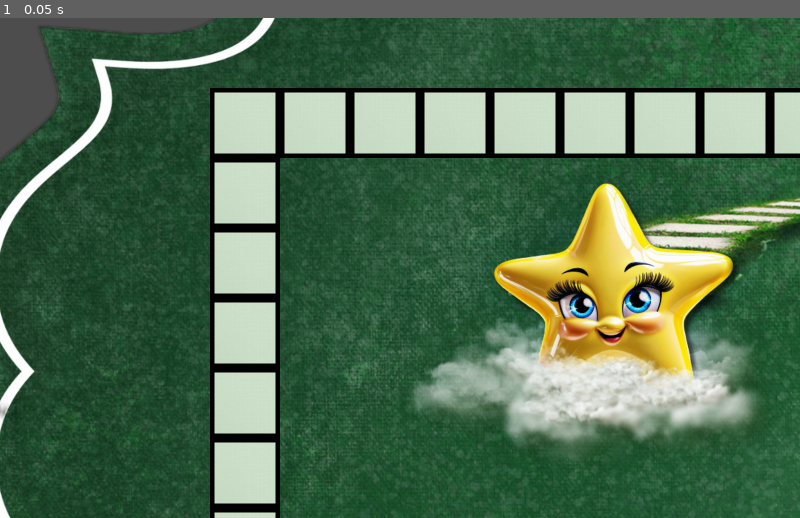
Above: before the commit, frame 1.
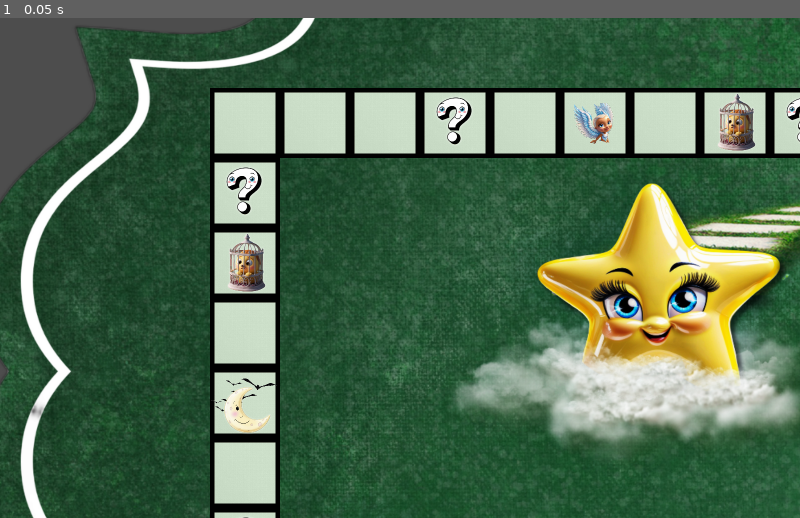
Above: after the commit, the same moment.

Repository: AndreeaMagda/godot-game-eduPlay
Game: Godot game, scene res://node_2d.tscn
Two runs of this game, one before a commit and one after it. Both use one fixed random seed, a clock stepped at 60 frames per second and the inputs below.
Inputs:
- Up to frame 1 (0.05 s): no input

The runs differ from the first frame. In frame 1, 24% of the frame differs, in the area x 0-100%, y 0-100%.

Commit message:
Board Version 2

Diff:
--- a/node_2d.tscn
+++ b/node_2d.tscn
@@ -7,6 +7,15 @@
 [ext_resource type="Texture2D" uid="uid://q5li7fsol3q3" path="res://assets/Tilesets/Water.png" id="5_m3v22"]
 [ext_resource type="Texture2D" uid="uid://we8hwnqg7r5o" path="res://assets/imag/boardBun.png" id="6_6wqyl"]
 [ext_resource type="Texture2D" uid="uid://bvje7g5afj256" path="res://assets/imag/altpatrat.jpg" id="7_netbk"]
+[ext_resource type="Texture2D" uid="uid://difgtfocgi7uc" path="res://assets/imag/games_20241004_225652_0000.png" id="8_g67n6"]
+[ext_resource type="Texture2D" uid="uid://dghf2uc2v41u6" path="res://assets/imag/Moon.png" id="9_ql0c4"]
+[ext_resource type="Texture2D" uid="uid://c7ul3i3u4yins" path="res://assets/imag/Trapped.png" id="10_ek6h1"]
+[ext_resource type="Texture2D" uid="uid://dhbst7844ywb7" path="res://assets/imag/Map.png" id="11_6iibo"]
+[ext_resource type="Texture2D" uid="uid://prjre87gktq3" path="res://assets/imag/Ladder.png" id="12_mnx5q"]
+[ext_resource type="Texture2D" uid="uid://cbrharjf0mxvv" path="res://assets/imag/QuestionMark.png" id="13_1dtiy"]
+[ext_resource type="Texture2D" uid="uid://d0i4147ky81o4" path="res://assets/imag/Rocks.png" id="14_eybdp"]
+[ext_resource type="Texture2D" uid="uid://dmugvsyfk2mec" path="res://assets/imag/Waves.png" id="15_utscx"]
+[ext_resource type="Texture2D" uid="uid://ba7ovp02ytt03" path="res://assets/imag/Wings.png" id="16_hdh2f"]
 
 [sub_resource type="TileSetAtlasSource" id="TileSetAtlasSource_m4brp"]
 texture = ExtResource("1_kiqfx")
@@ -10203,8 +10212,8 @@
 
 [node name="PicsArt10-04-07_33_17" type="Sprite2D" parent="."]
 show_behind_parent = true
-position = Vector2(2093.77, 1120)
-scale = Vector2(2.31893, 2.21782)
+position = Vector2(2240, 1120)
+scale = Vector2(2.35318, 2.21782)
 texture = ExtResource("6_6wqyl")
 
 [node name="Camera2D" type="Camera2D" parent="."]
@@ -10213,7 +10222,9 @@
 zoom = Vector2(0.2, 0.2)
 position_smoothing_enabled = true
 
-[node name="NinePatchRect" type="NinePatchRect" parent="."]
+[node name="Patch" type="Node2D" parent="."]
+
+[node name="NinePatchRect" type="NinePatchRect" parent="Patch"]
 offset_left = 672.0
 offset_top = 1792.0
 offset_right = 896.0
@@ -10224,7 +10235,7 @@
 patch_margin_right = 10
 patch_margin_bottom = 10
 
-[node name="NinePatchRect2" type="NinePatchRect" parent="."]
+[node name="NinePatchRect2" type="NinePatchRect" parent="Patch"]
 offset_left = 672.0
 offset_top = 1568.0
 offset_right = 896.0
@@ -10235,7 +10246,7 @@
 patch_margin_right = 10
 patch_margin_bottom = 10
 
-[node name="NinePatchRect3" type="NinePatchRect" parent="."]
+[node name="NinePatchRect3" type="NinePatchRect" parent="Patch"]
 offset_left = 672.0
 offset_top = 1344.0
 offset_right = 896.0
@@ -10246,7 +10257,7 @@
 patch_margin_right = 10
 patch_margin_bottom = 10
 
-[node name="NinePatchRect4" type="NinePatchRect" parent="."]
+[node name="NinePatchRect4" type="NinePatchRect" parent="Patch"]
 offset_left = 672.0
 offset_top = 1120.0
 offset_right = 896.0
@@ -10257,7 +10268,7 @@
 patch_margin_right = 10
 patch_margin_bottom = 10
 
-[node name="NinePatchRect5" type="NinePatchRect" parent="."]
+[node name="NinePatchRect5" type="NinePatchRect" parent="Patch"]
 offset_left = 672.0
 offset_top = 896.0
 offset_right = 896.0
@@ -10268,7 +10279,7 @@
 patch_margin_right = 10
 patch_margin_bottom = 10
 
-[node name="NinePatchRect6" type="NinePatchRect" parent="."]
+[node name="NinePatchRect6" type="NinePatchRect" parent="Patch"]
 offset_left = 672.0
 offset_top = 672.0
 offset_right = 896.0
@@ -10279,7 +10290,7 @@
 patch_margin_right = 10
 patch_margin_bottom = 10
 
-[node name="NinePatchRect7" type="NinePatchRect" parent="."]
+[node name="NinePatchRect7" type="NinePatchRect" parent="Patch"]
 offset_left = 672.0
 offset_top = 448.0
 offset_right = 896.0
@@ -10290,7 +10301,7 @@
 patch_margin_right = 10
 patch_margin_bottom = 10
 
-[node name="NinePatchRect21" type="NinePatchRect" parent="."]
+[node name="NinePatchRect21" type="NinePatchRect" parent="Patch"]
 offset_left = 3360.0
 offset_top = 1792.0
 offset_right = 3584.0
@@ -10301,7 +10312,7 @@
 patch_margin_right = 10
 patch_margin_bottom = 10
 
-[node name="NinePatchRect22" type="NinePatchRect" parent="."]
+[node name="NinePatchRect22" type="NinePatchRect" parent="Patch"]
 offset_left = 3360.0
 offset_top = 1568.0
 offset_right = 3584.0
@@ -10312,7 +10323,7 @@
 patch_margin_right = 10
 patch_margin_bottom = 10
 
-[node name="NinePatchRect23" type="NinePatchRect" parent="."]
+[node name="NinePatchRect23" type="NinePatchRect" parent="Patch"]
 offset_left = 3360.0
 offset_top = 1344.0
 offset_right = 3584.0
@@ -10323,7 +10334,7 @@
 patch_margin_right = 10
 patch_margin_bottom = 10
 
-[node name="NinePatchRect24" type="NinePatchRect" parent="."]
+[node name="NinePatchRect24" type="NinePatchRect" parent="Patch"]
 offset_left = 3360.0
 offset_top = 1120.0
 offset_right = 3584.0
@@ -10334,7 +10345,7 @@
 patch_margin_right = 10
 patch_margin_bottom = 10
 
-[node name="NinePatchRect25" type="NinePatchRect" parent="."]
+[node name="NinePatchRect25" type="NinePatchRect" parent="Patch"]
 offset_left = 3360.0
 offset_top = 896.0
 offset_right = 3584.0
@@ -10345,7 +10356,7 @@
 patch_margin_right = 10
 patch_margin_bottom = 10
 
-[node name="NinePatchRect26" type="NinePatchRect" parent="."]
+[node name="NinePatchRect26" type="NinePatchRect" parent="Patch"]
 offset_left = 3360.0
 offset_top = 672.0
 offset_right = 3584.0
@@ -10356,7 +10367,7 @@
 patch_margin_right = 10
 patch_margin_bottom = 10
 
-[node name="NinePatchRect27" type="NinePatchRect" parent="."]
+[node name="NinePatchRect27" type="NinePatchRect" parent="Patch"]
 offset_left = 3360.0
 offset_top = 448.0
 offset_right = 3584.0
@@ -10367,7 +10378,7 @@
 patch_margin_right = 10
 patch_margin_bottom = 10
 
-[node name="NinePatchRect8" type="NinePatchRect" parent="."]
+[node name="NinePatchRect8" type="NinePatchRect" parent="Patch"]
 offset_left = 672.0
 offset_top = 224.0
 offset_right = 896.0
@@ -10378,7 +10389,7 @@
 patch_margin_right = 10
 patch_margin_bottom = 10
 
-[node name="NinePatchRect9" type="NinePatchRect" parent="."]
+[node name="NinePatchRect9" type="NinePatchRect" parent="Patch"]
 offset_left = 896.0
 offset_top = 224.0
 offset_right = 1120.0
@@ -10389,7 +10400,7 @@
 patch_margin_right = 10
 patch_margin_bottom = 10
 
-[node name="NinePatchRect10" type="NinePatchRect" parent="."]
+[node name="NinePatchRect10" type="NinePatchRect" parent="Patch"]
 offset_left = 1120.0
 offset_top = 224.0
 offset_right = 1344.0
@@ -10400,7 +10411,7 @@
 patch_margin_right = 10
 patch_margin_bottom = 10
 
-[node name="NinePatchRect11" type="NinePatchRect" parent="."]
+[node name="NinePatchRect11" type="NinePatchRect" parent="Patch"]
 offset_left = 1344.0
 offset_top = 224.0
 offset_right = 1568.0
@@ -10411,7 +10422,7 @@
 patch_margin_right = 10
 patch_margin_bottom = 10
 
-[node name="NinePatchRect12" type="NinePatchRect" parent="."]
+[node name="NinePatchRect12" type="NinePatchRect" parent="Patch"]
 offset_left = 1568.0
 offset_top = 224.0
 offset_right = 1792.0
@@ -10422,7 +10433,7 @@
 patch_margin_right = 10
 patch_margin_bottom = 10
 
-[node name="NinePatchRect13" type="NinePatchRect" parent="."]
+[node name="NinePatchRect13" type="NinePatchRect" parent="Patch"]
 offset_left = 1792.0
 offset_top = 224.0
 offset_right = 2016.0
@@ -10433,7 +10444,7 @@
 patch_margin_right = 10
 patch_margin_bottom = 10
 
-[node name="NinePatchRect14" type="NinePatchRect" parent="."]
+[node name="NinePatchRect14" type="NinePatchRect" parent="Patch"]
 offset_left = 2016.0
 offset_top = 224.0
 offset_right = 2240.0
@@ -10444,7 +10455,7 @@
 patch_margin_right = 10
 patch_margin_bottom = 10
 
-[node name="NinePatchRect15" type="NinePatchRect" parent="."]
+[node name="NinePatchRect15" type="NinePatchRect" parent="Patch"]
 offset_left = 2240.0
 offset_top = 224.0
 offset_right = 2464.0
@@ -10455,7 +10466,7 @@
 patch_margin_right = 10
 patch_margin_bottom = 10
 
-[node name="NinePatchRect16" type="NinePatchRect" parent="."]
+[node name="NinePatchRect16" type="NinePatchRect" parent="Patch"]
 offset_left = 2464.0
 offset_top = 224.0
 offset_right = 2688.0
@@ -10466,7 +10477,7 @@
 patch_margin_right = 10
 patch_margin_bottom = 10
 
-[node name="NinePatchRect17" type="NinePatchRect" parent="."]
+[node name="NinePatchRect17" type="NinePatchRect" parent="Patch"]
 offset_left = 2688.0
 offset_top = 224.0
 offset_right = 2912.0
@@ -10477,7 +10488,7 @@
 patch_margin_right = 10
 patch_margin_bottom = 10
 
-[node name="NinePatchRect18" type="NinePatchRect" parent="."]
+[node name="NinePatchRect18" type="NinePatchRect" parent="Patch"]
 offset_left = 2912.0
 offset_top = 224.0
 offset_right = 3136.0
@@ -10488,7 +10499,7 @@
 patch_margin_right = 10
 patch_margin_bottom = 10
 
-[node name="NinePatchRect28" type="NinePatchRect" parent="."]
+[node name="NinePatchRect28" type="NinePatchRect" parent="Patch"]
 offset_left = 896.0
 offset_top = 1792.0
 offset_right = 1120.0
@@ -10499,7 +10510,7 @@
 patch_margin_right = 10
 patch_margin_bottom = 10
 
-[node name="NinePatchRect29" type="NinePatchRect" parent="."]
+[node name="NinePatchRect29" type="NinePatchRect" parent="Patch"]
 offset_left = 1120.0
 offset_top = 1792.0
 offset_right = 1344.0
@@ -10510,7 +10521,7 @@
 patch_margin_right = 10
 patch_margin_bottom = 10
 
-[node name="NinePatchRect30" type="NinePatchRect" parent="."]
+[node name="NinePatchRect30" type="NinePatchRect" parent="Patch"]
 offset_left = 1344.0
 offset_top = 1792.0
 offset_right = 1568.0
@@ -10521,7 +10532,7 @@
 patch_margin_right = 10
 patch_margin_bottom = 10
 
-[node name="NinePatchRect31" type="NinePatchRect" parent="."]
+[node name="NinePatchRect31" type="NinePatchRect" parent="Patch"]
 offset_left = 1568.0
 offset_top = 1792.0
 offset_right = 1792.0
@@ -10532,7 +10543,7 @@
 patch_margin_right = 10
 patch_margin_bottom = 10
 
-[node name="NinePatchRect32" type="NinePatchRect" parent="."]
+[node name="NinePatchRect32" type="NinePatchRect" parent="Patch"]
 offset_left = 1792.0
 offset_top = 1792.0
 offset_right = 2016.0
@@ -10543,7 +10554,7 @@
 patch_margin_right = 10
 patch_margin_bottom = 10
 
-[node name="NinePatchRect33" type="NinePatchRect" parent="."]
+[node name="NinePatchRect33" type="NinePatchRect" parent="Patch"]
 offset_left = 2016.0
 offset_top = 1792.0
 offset_right = 2240.0
@@ -10554,7 +10565,7 @@
 patch_margin_right = 10
 patch_margin_bottom = 10
 
-[node name="NinePatchRect34" type="NinePatchRect" parent="."]
+[node name="NinePatchRect34" type="NinePatchRect" parent="Patch"]
 offset_left = 2240.0
 offset_top = 1792.0
 offset_right = 2464.0
@@ -10565,7 +10576,7 @@
 patch_margin_right = 10
 patch_margin_bottom = 10
 
-[node name="NinePatchRect35" type="NinePatchRect" parent="."]
+[node name="NinePatchRect35" type="NinePatchRect" parent="Patch"]
 offset_left = 2464.0
 offset_top = 1792.0
 offset_right = 2688.0
@@ -10576,7 +10587,7 @@
 patch_margin_right = 10
 patch_margin_bottom = 10
 
-[node name="NinePatchRect36" type="NinePatchRect" parent="."]
+[node name="NinePatchRect36" type="NinePatchRect" parent="Patch"]
 offset_left = 2688.0
 offset_top = 1792.0
 offset_right = 2912.0
@@ -10587,7 +10598,7 @@
 patch_margin_right = 10
 patch_margin_bottom = 10
 
-[node name="NinePatchRect37" type="NinePatchRect" parent="."]
+[node name="NinePatchRect37" type="NinePatchRect" parent="Patch"]
 offset_left = 2912.0
 offset_top = 1792.0
 offset_right = 3136.0
@@ -10598,7 +10609,7 @@
 patch_margin_right = 10
 patch_margin_bottom = 10
 
-[node name="NinePatchRect38" type="NinePatchRect" parent="."]
+[node name="NinePatchRect38" type="NinePatchRect" parent="Patch"]
 offset_left = 3136.0
 offset_top = 1792.0
 offset_right = 3360.0
@@ -10609,7 +10620,7 @@
 patch_margin_right = 10
 patch_margin_bottom = 10
 
-[node name="NinePatchRect19" type="NinePatchRect" parent="."]
+[node name="NinePatchRect19" type="NinePatchRect" parent="Patch"]
 offset_left = 3136.0
 offset_top = 224.0
 offset_right = 3360.0
@@ -10620,7 +10631,7 @@
 patch_margin_right = 10
 patch_margin_bottom = 10
 
-[node name="NinePatchRect20" type="NinePatchRect" parent="."]
+[node name="NinePatchRect20" type="NinePatchRect" parent="Patch"]
 offset_left = 3360.0
 offset_top = 224.0
 offset_right = 3584.0
@@ -10630,3 +10641,103 @@
 patch_margin_top = 10
 patch_margin_right = 10
 patch_margin_bottom = 10
+
+[node name="Games202410042256520000" type="Sprite2D" parent="."]
+position = Vector2(3471.55, 1904)
+scale = Vector2(0.231137, 0.232365)
+texture = ExtResource("8_g67n6")
+
+[node name="Moon" type="Sprite2D" parent="."]
+position = Vector2(672, 1120)
+scale = Vector2(0.232444, 0.23431)
+texture = ExtResource("9_ql0c4")
+centered = false
+
+[node name="Trapped" type="Sprite2D" parent="."]
+position = Vector2(1792, 1792)
+scale = Vector2(0.235789, 0.235789)
+texture = ExtResource("10_ek6h1")
+centered = false
+
+[node name="Trapped" type="Sprite2D" parent="Trapped"]
+position = Vector2(-4750, -4750)
+scale = Vector2(1, 1.01538)
+texture = ExtResource("10_ek6h1")
+centered = false
+
+[node name="Trapped2" type="Sprite2D" parent="Trapped"]
+position = Vector2(6650, -2850)
+scale = Vector2(1, 1)
+texture = ExtResource("10_ek6h1")
+centered = false
+
+[node name="Trapped3" type="Sprite2D" parent="Trapped"]
+position = Vector2(1900, -6650)
+scale = Vector2(1, 1)
+texture = ExtResource("10_ek6h1")
+centered = false
+
+[node name="Map" type="Sprite2D" parent="Trapped"]
+position = Vector2(-2850, -0.000610352)
+texture = ExtResource("11_6iibo")
+centered = false
+
+[node name="Ladder" type="Sprite2D" parent="Trapped"]
+position = Vector2(4750, -6650)
+texture = ExtResource("12_mnx5q")
+centered = false
+
+[node name="QuestionMark" type="Sprite2D" parent="Trapped"]
+position = Vector2(4750, -0.000671387)
+texture = ExtResource("13_1dtiy")
+centered = false
+
+[node name="QuestionMark2" type="Sprite2D" parent="Trapped"]
+position = Vector2(1900, -0.000671387)
+texture = ExtResource("13_1dtiy")
+centered = false
+
+[node name="QuestionMark3" type="Sprite2D" parent="Trapped"]
+position = Vector2(6650, -1900)
+texture = ExtResource("13_1dtiy")
+centered = false
+
+[node name="QuestionMark4" type="Sprite2D" parent="Trapped"]
+position = Vector2(5700, -6650)
+texture = ExtResource("13_1dtiy")
+centered = false
+
+[node name="QuestionMark5" type="Sprite2D" parent="Trapped"]
+position = Vector2(2850, -6650)
+texture = ExtResource("13_1dtiy")
+centered = false
+
+[node name="QuestionMark6" type="Sprite2D" parent="Trapped"]
+position = Vector2(-4750, -950)
+texture = ExtResource("13_1dtiy")
+centered = false
+
+[node name="QuestionMark7" type="Sprite2D" parent="Trapped"]
+position = Vector2(-4750, -5700)
+texture = ExtResource("13_1dtiy")
+centered = false
+
+[node name="QuestionMark8" type="Sprite2D" parent="Trapped"]
+position = Vector2(-1900, -6650)
+texture = ExtResource("13_1dtiy")
+centered = false
+
+[node name="Rocks" type="Sprite2D" parent="Trapped"]
+position = Vector2(6650, -4750)
+texture = ExtResource("14_eybdp")
+centered = false
+
+[node name="Waves" type="Sprite2D" parent="Trapped"]
+position = Vector2(2850, -0.000610352)
+texture = ExtResource("15_utscx")
+centered = false
+
+[node name="Wings" type="Sprite2D" parent="Trapped"]
+position = Vector2(-0.000488281, -6650)
+texture = ExtResource("16_hdh2f")
+centered = false
Binary file added: assets/imag/Ladder.png
Not shown, added: assets/imag/Ladder.png.import
Binary file added: assets/imag/Map.png
Not shown, added: assets/imag/Map.png.import
Binary file added: assets/imag/Mlastina.png
Not shown, added: assets/imag/Mlastina.png.import
Binary file added: assets/imag/Moon.png
Not shown, added: assets/imag/Moon.png.import
Binary file added: assets/imag/Pisica.png
Not shown, added: assets/imag/Pisica.png.import
Binary file added: assets/imag/QuestionMark.png
Not shown, added: assets/imag/QuestionMark.png.import
(and 13 more such lines)
